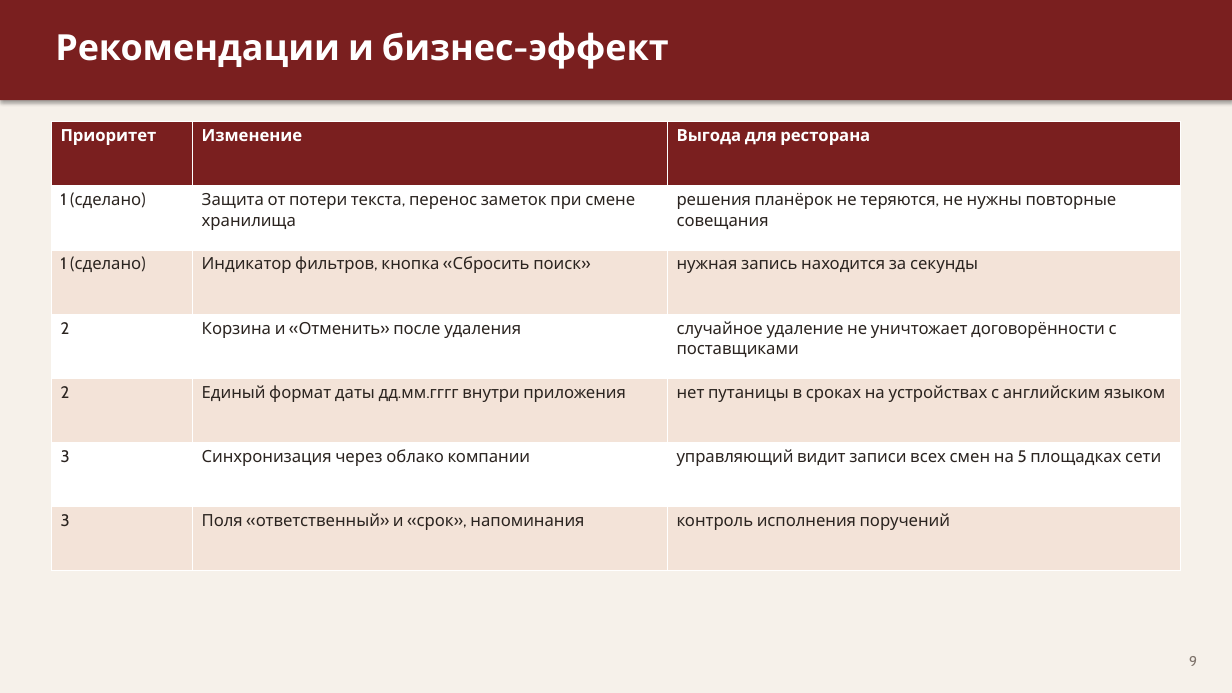
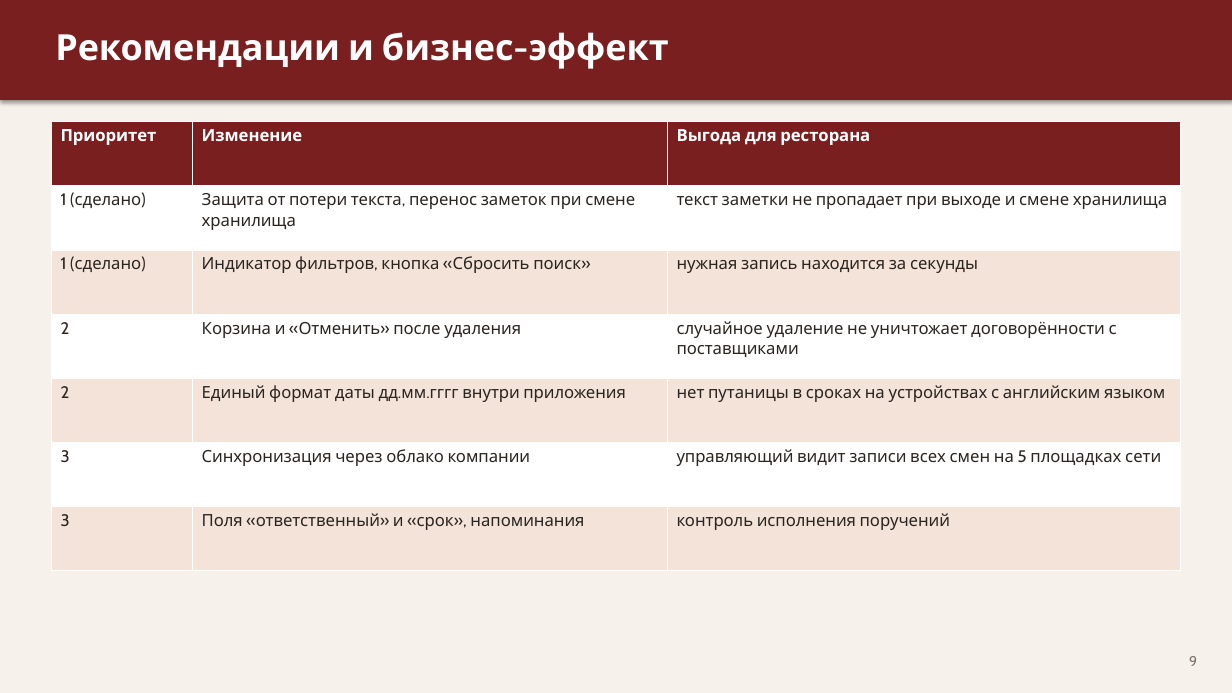
Before and after one commit to nikolainekrasov-dev/primus-practice, a slide deck: slide 9 of presentation/usability-testing.pptx. Drawn at 1232x693 pixels with LibreOffice and Linux fonts; fonts in the diff are those of the drawing. Boxes give left, top, right and bottom in pixels: in the first picture for what was removed or moved away, otherwise in the second. Text is boxed around its words. In the diff, an @@ line names an element or a change of style, - is before the commit and + after.

```diff
--- a/presentation/usability-testing.pptx
+++ b/presentation/usability-testing.pptx
@@ table at (x1=52, y1=122, x2=1182, y2=571) @@
-row 2, column 3: решения планёрок не теряются, не нужны повторные совещания
+row 2, column 3: текст заметки не пропадает при выходе и смене хранилища
```
Also in this commit, not shown: 4 other slides changed.
